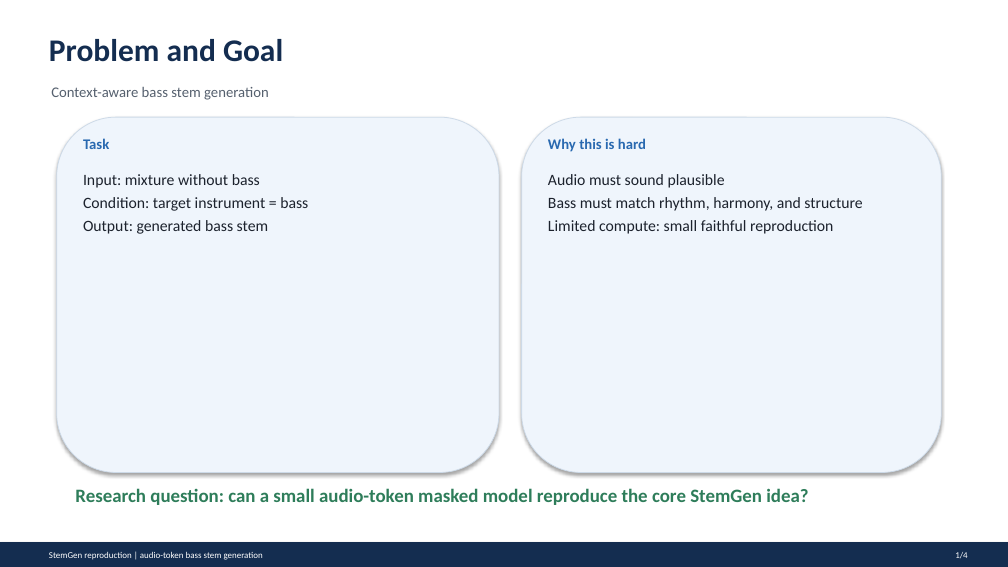
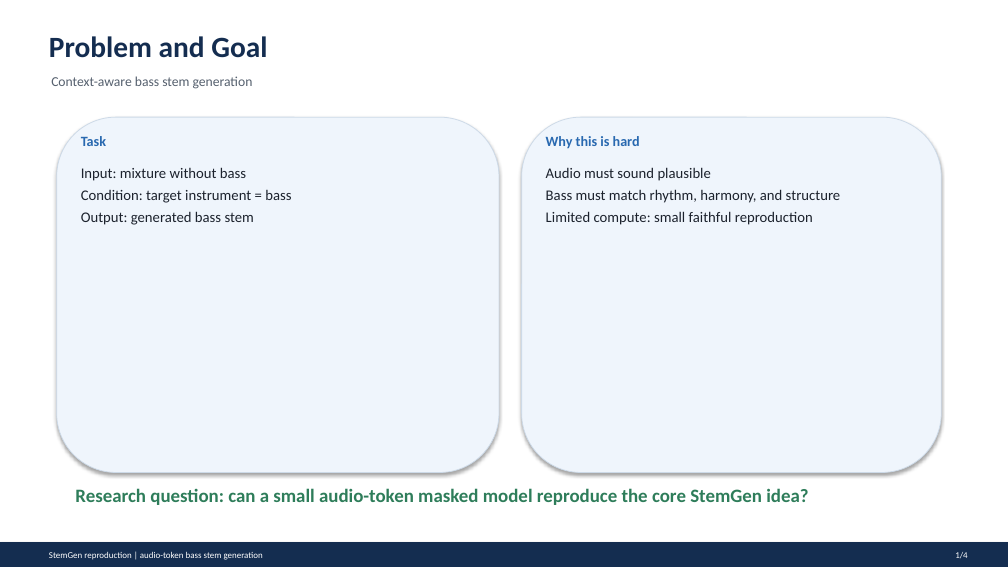
Before and after one commit to daw041/ECE228_stemGen, a slide deck: slide 1 of presentation/stemgen_highlight_3min.pptx. Drawn at 1008x567 pixels with LibreOffice and Linux fonts; fonts in the diff are those of the drawing. Boxes give left, top, right and bottom in pixels: in the first picture for what was removed or moved away, otherwise in the second. Text is boxed around its words. In the diff, an @@ line names an element or a change of style, - is before the commit and + after.

```diff
--- a/presentation/stemgen_highlight_3min.pptx
+++ b/presentation/stemgen_highlight_3min.pptx
@@ text "Problem and Goal" at box(49, 36, 267, 58): size 30 to 28 pt @@
@@ text "Context-aware bass stem generation": place and size @@
-text "Context-aware bass stem generation" at box(51, 87, 269, 100)
+text "Context-aware bass stem generation" at box(51, 76, 253, 89)
@@ text "Context-aware bass stem generation" at box(51, 76, 253, 89): size 14 to 13 pt @@
@@ text "Task" at box(81, 136, 106, 146): size 14 to 13.5 pt @@
@@ text "Why this is hard" at box(546, 136, 640, 148): size 14 to 13.5 pt @@
@@ text "Input: mixture without bass" at box(81, 167, 291, 225): size 15 to 14 pt @@
@@ text "Audio must sound plausible" at box(546, 167, 841, 225): size 15 to 14 pt @@
```
Also in this commit, not shown: 2 other slides changed, 1 slide added, 1 slide removed, 4 other files.
